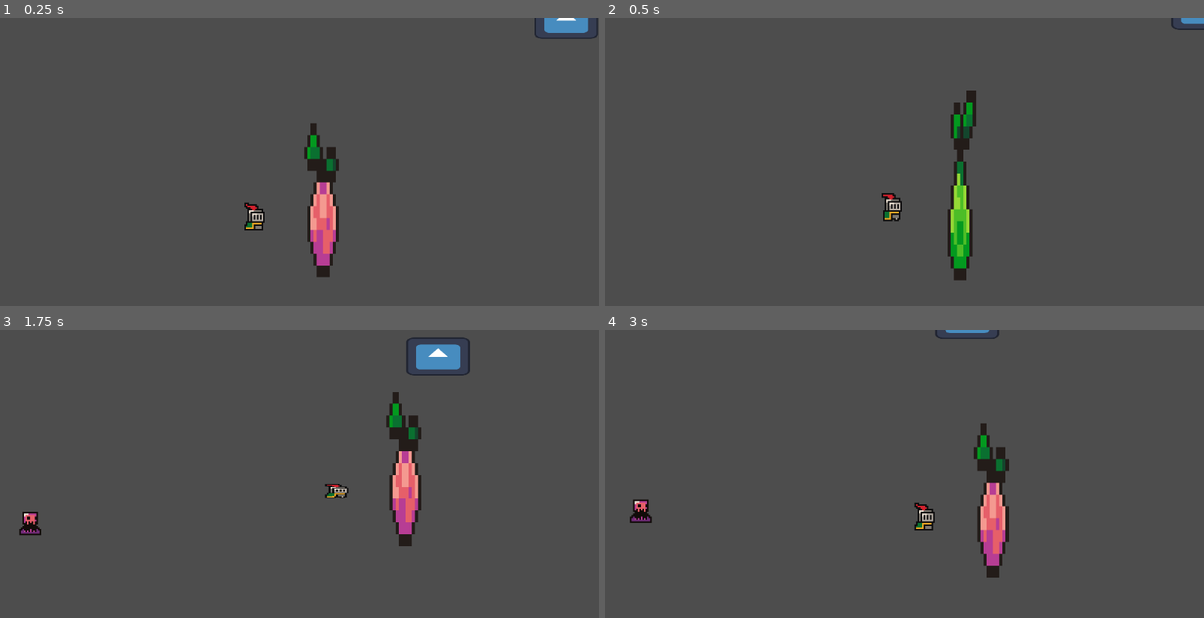
Above: before the commit, frames 1-4 (two rows, left to right).
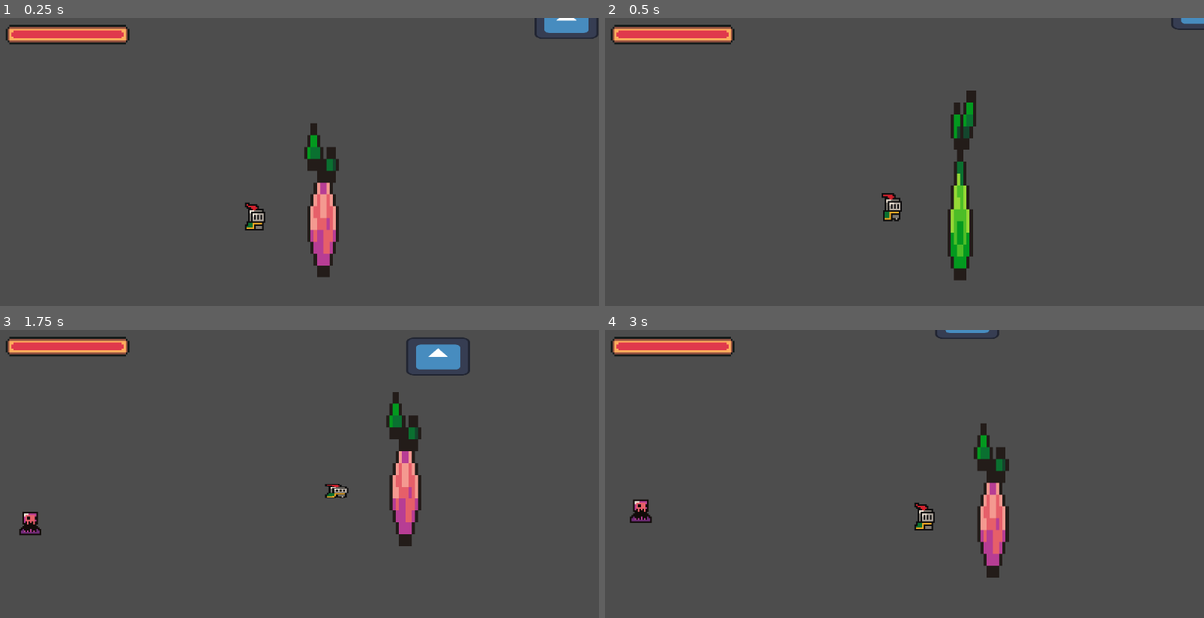
Above: after the commit, the same moments.

Repository: Luna264/candy-strike
Game: Godot game, scene res://levels/level_1.tscn
Two runs of this game, one before a commit and one after it. Both use one fixed random seed, a clock stepped at 60 frames per second and the inputs below. The engine's default icon, where the game draws it, is replaced by a stand-in: a white triangle on a blue panel in a dark square.
Inputs (mouse positions are in pixels of both pictures, inside the frame that each line leads up to):
- Up to frame 1 (0.25 s): no input
- Up to frame 2 (0.5 s): no input
- Up to frame 3 (1.75 s): tap Enter at 0.5 s; move the mouse to (431, 479) at 0.52 s; hold D (right) from 0.53 s (still down); click (431, 479) at 0.6 s; tap Space (jump) at 0.77, 1.52 s; move the mouse to (179, 514) at 1.27 s; tap R (c_attack) at 1.35 s
- Up to frame 4 (3 s): move the mouse to (964, 425) at 2.02 s; release D (right) at 2.03 s; hold A (left) 2.03-2.78 s; click (964, 425) at 2.1 s; move the mouse to (874, 566) at 2.77 s; hold D (right) from 2.78 s (still down); tap R (c_attack) at 2.85 s

The runs differ from the first frame. In frame 1, 1.5% of the frame differs, in the area x 1-100%, y 0-90%; in frame 2, 1.4%; in frame 3, 1.4%; in frame 4, 1.4%.

Commit message:
fixed player health bar
YAY!

Diff:
--- a/levels/level_1.tscn
+++ b/levels/level_1.tscn
@@ -15,33 +15,26 @@
 
 [node name="Level_1" type="Node2D"]
 
-[node name="CanvasLayer" type="CanvasLayer" parent="."]
-process_priority = 1
-
-[node name="TextureProgressBar" type="TextureProgressBar" parent="CanvasLayer" node_paths=PackedStringArray("player")]
-z_index = 2
-anchors_preset = -1
-anchor_left = -0.087
-anchor_top = 0.076
-anchor_right = -0.006
-anchor_bottom = 0.076
-offset_left = -1.77599
-offset_top = -6.248
-offset_right = -23.088
-offset_bottom = 33.752
-scale = Vector2(1.55283, 1.55283)
-value = 100.0
-texture_under = ExtResource("8_08mmt")
-texture_progress = ExtResource("9_5ot28")
-script = ExtResource("10_aerfg")
-player = NodePath("../../player")
-
 [node name="player" parent="." instance=ExtResource("1_btoec")]
 position = Vector2(-162, 92)
 collision_mask = 255
 
 [node name="candycane" parent="player" instance=ExtResource("2_gwceb")]
 position = Vector2(19, 8)
+
+[node name="CanvasLayer" type="CanvasLayer" parent="player"]
+
+[node name="TextureProgressBar" type="TextureProgressBar" parent="player/CanvasLayer" node_paths=PackedStringArray("player")]
+visible = false
+offset_left = 11.0
+offset_top = 13.0
+offset_right = 152.0
+offset_bottom = 101.0
+scale = Vector2(3.71961, 3.751)
+texture_under = ExtResource("8_08mmt")
+texture_progress = ExtResource("9_5ot28")
+script = ExtResource("10_aerfg")
+player = NodePath("../..")
 
 [node name="floor" type="StaticBody2D" parent="."]
 
@@ -59,47 +52,47 @@
 scale = Vector2(20.6867, 1.0855)
 
 [node name="Camera2D" type="Camera2D" parent="." node_paths=PackedStringArray("follow_node")]
-position = Vector2(-66.5972, 74.0809)
+position = Vector2(-67, 74)
 scale = Vector2(1.43546, 1.43546)
 zoom = Vector2(2.995, 2.995)
 position_smoothing_enabled = true
 script = ExtResource("6_5ot28")
 follow_node = NodePath("../player")
 
-[node name="GameManagement" type="Node" parent="."]
-
-[node name="LevelSwap" parent="GameManagement" instance=ExtResource("7_gwceb")]
+[node name="LevelSwap" parent="." instance=ExtResource("7_gwceb")]
 position = Vector2(16, 66)
 
-[node name="LevelManager" type="Node2D" parent="GameManagement" groups=["level_manager"]]
+[node name="LevelManager" type="Node2D" parent="." groups=["level_manager"]]
 script = ExtResource("6_btoec")
 
-[node name="Check" type="Timer" parent="GameManagement/LevelManager"]
+[node name="Check" type="Timer" parent="LevelManager"]
 wait_time = 0.5
 autostart = true
 
-[node name="WaveTimer" type="Timer" parent="GameManagement"]
+[node name="SlimeSpawners" type="Node" parent="."]
+
+[node name="WaveTimer" type="Timer" parent="SlimeSpawners"]
 unique_name_in_owner = true
 wait_time = 0.6
 one_shot = true
 autostart = true
 
-[node name="SpawnHolderSLIME" type="Node2D" parent="GameManagement"]
+[node name="SpawnHolderSLIME" type="Node2D" parent="SlimeSpawners"]
 position = Vector2(0, 2)
 script = ExtResource("5_n46q3")
 
-[node name="Spawner" type="Node2D" parent="GameManagement/SpawnHolderSLIME" groups=["SLIMEspawners"]]
+[node name="Spawner" type="Node2D" parent="SlimeSpawners/SpawnHolderSLIME" groups=["SLIMEspawners"]]
 position = Vector2(109, 121)
 
-[node name="Spawner2" type="Node2D" parent="GameManagement/SpawnHolderSLIME" groups=["SLIMEspawners"]]
+[node name="Spawner2" type="Node2D" parent="SlimeSpawners/SpawnHolderSLIME" groups=["SLIMEspawners"]]
 position = Vector2(-248, 6)
 
-[node name="Spawner3" type="Node2D" parent="GameManagement/SpawnHolderSLIME" groups=["SLIMEspawners"]]
+[node name="Spawner3" type="Node2D" parent="SlimeSpawners/SpawnHolderSLIME" groups=["SLIMEspawners"]]
 position = Vector2(-26, 78)
 
 [connection signal="shakescreenplayer" from="player" to="Camera2D" method="_on_player_shakescreenplayer"]
 [connection signal="body_entered" from="player/candycane" to="player/candycane" method="attack_enemies"]
 [connection signal="enemyShakescreen" from="player/candycane" to="Camera2D" method="_on_candycane_enemy_shakescreen"]
-[connection signal="levelSwap" from="GameManagement/LevelManager" to="GameManagement/LevelSwap" method="_on_level_manager_level_swap"]
-[connection signal="timeout" from="GameManagement/LevelManager/Check" to="GameManagement/LevelManager" method="_on_check_timeout"]
-[connection signal="timeout" from="GameManagement/WaveTimer" to="GameManagement/SpawnHolderSLIME" method="_on_wave_timer_timeout"]
+[connection signal="levelSwap" from="LevelManager" to="LevelSwap" method="_on_level_manager_level_swap"]
+[connection signal="timeout" from="LevelManager/Check" to="LevelManager" method="_on_check_timeout"]
+[connection signal="timeout" from="SlimeSpawners/WaveTimer" to="SlimeSpawners/SpawnHolderSLIME" method="_on_wave_timer_timeout"]
--- a/scripts/playerhealth.gd
+++ b/scripts/playerhealth.gd
@@ -4,6 +4,7 @@
 @export var player: CharacterBody2D
 
 func _ready() -> void:
+	visible = true
 	player.healthChanged.connect(update)
 	update()
 
